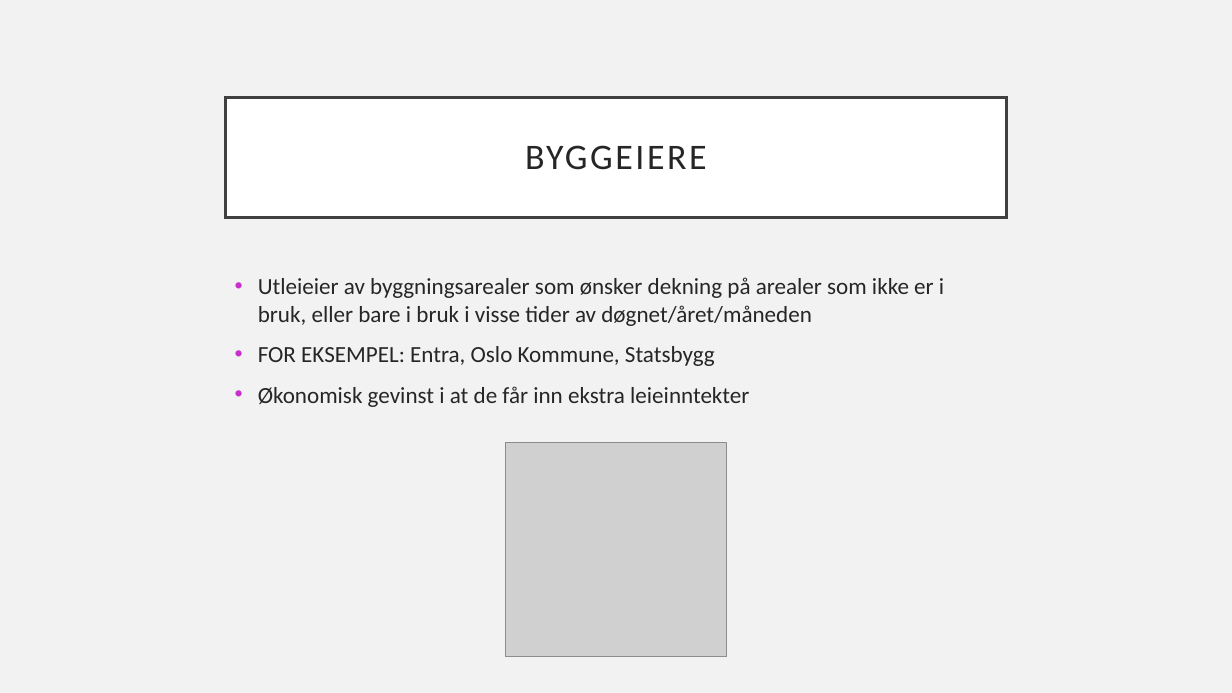
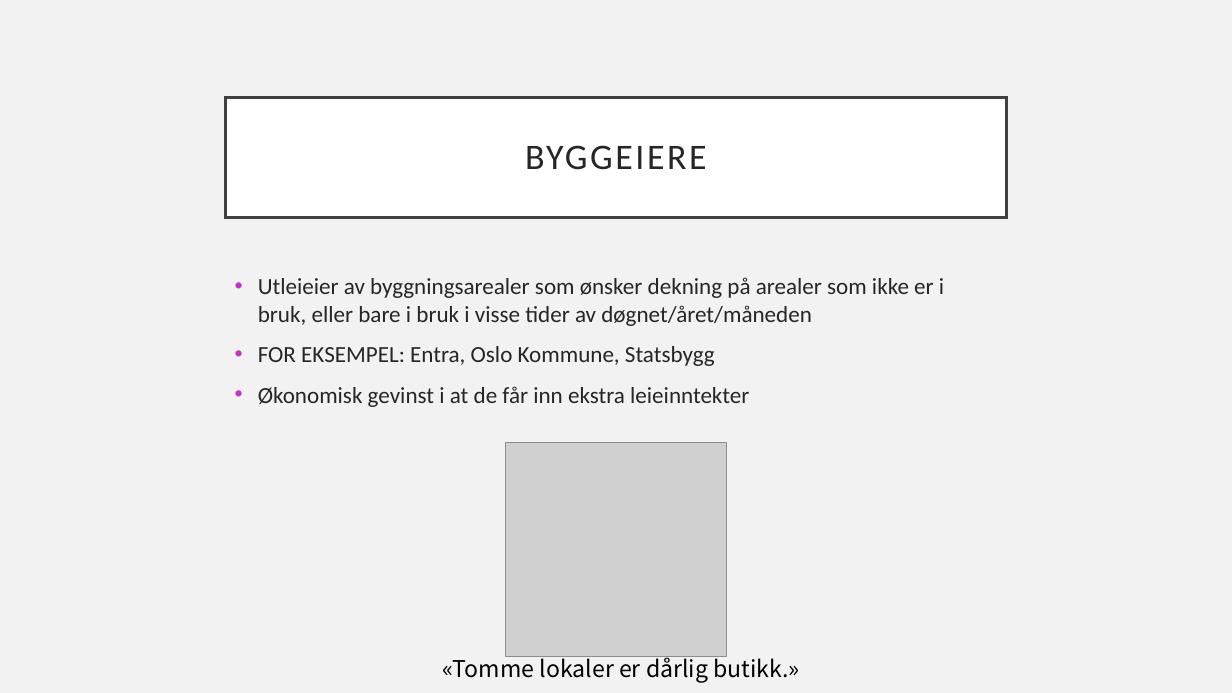
Before and after one commit to knowit/fant, a slide deck: slide 18 of doc/konsept/Fant-.pptx (slide 17 before the commit). Drawn at 1232x693 pixels with LibreOffice and Linux fonts; fonts in the diff are those of the drawing; grey boxes stand for pictures. Boxes give left, top, right and bottom in pixels: in the first picture for what was removed or moved away, otherwise in the second. Text is boxed around its words. In the diff, an @@ line names an element or a change of style, - is before the commit and + after.

```diff
--- a/doc/konsept/Fant-.pptx
+++ b/doc/konsept/Fant-.pptx
@@ text added at [443, 654, 800, 683], 18 pt, text #000000 @@
+«Tomme lokaler er dårlig butikk.»
```
Also in this commit, not shown: 8 other slides changed, 3 slides added.
